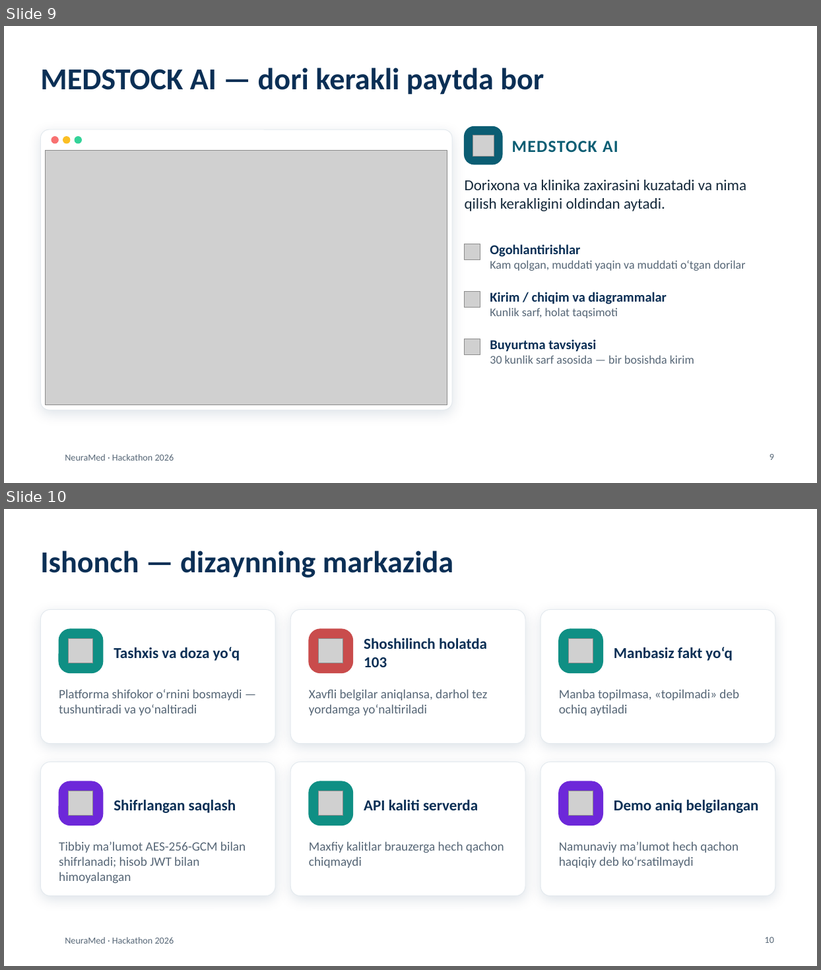
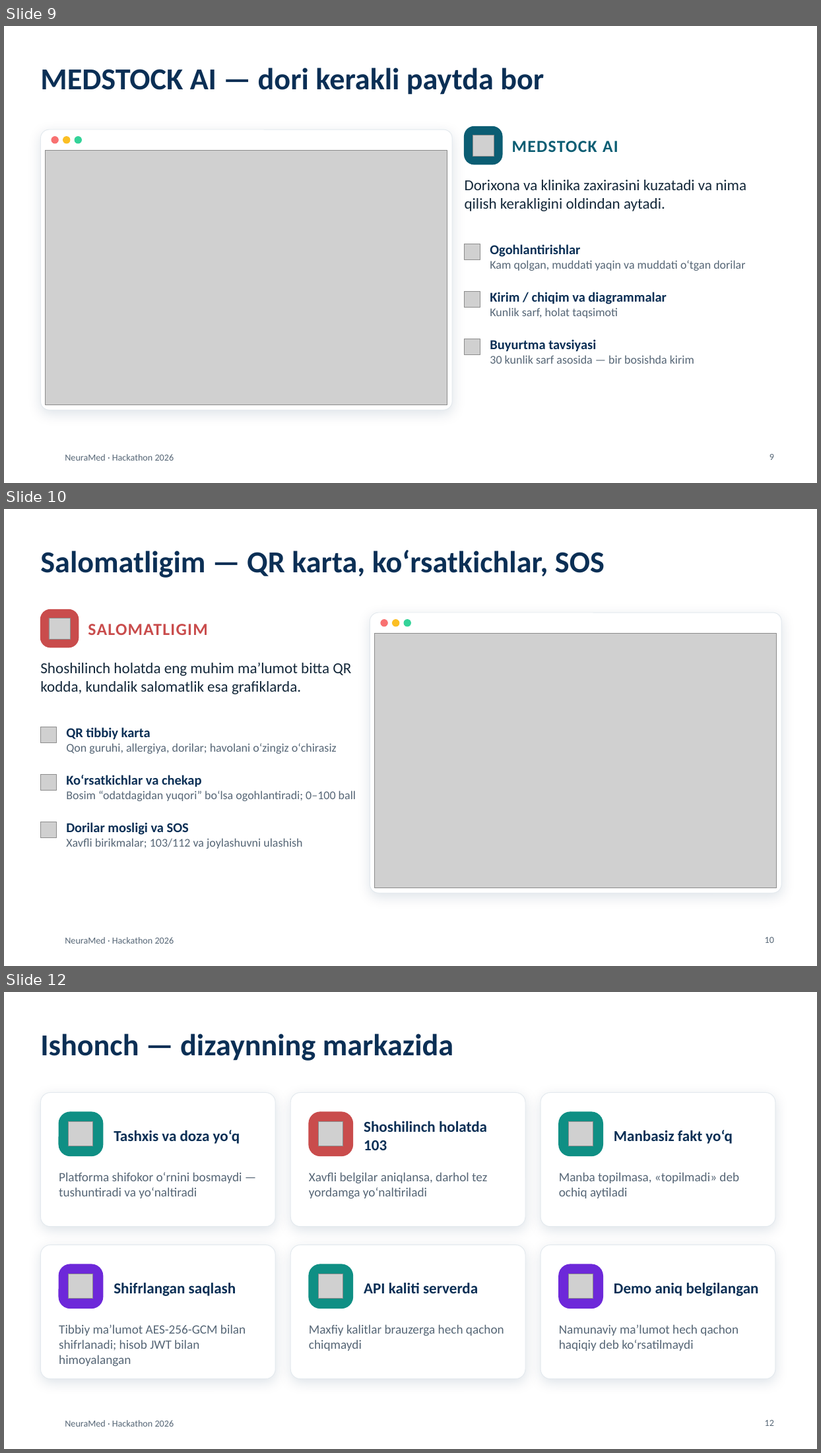
Before and after one commit to umarxon-008/umarxon-008, a slide deck: NeuraMed/taqdimot/NeuraMed-taqdimot.pptx. Shown one above the other, each under a label of ours: slides 9 and 10 before the commit, slides 9, 10 and 12 after it; the slides between them are not shown. The pictures are 821x970 and 821x1453 pixels, drawn with LibreOffice and Linux fonts; fonts in the diff are those of the drawing; grey boxes stand for pictures; background and template pictures are left out. Boxes give left, top, right and bottom in pixels: in the first picture for what was removed or moved away, otherwise in the second. Text is boxed around its words. In the diff, an @@ line names an element or a change of style, - is before the commit and + after.

```diff
--- a/NeuraMed/taqdimot/NeuraMed-taqdimot.pptx
+++ b/NeuraMed/taqdimot/NeuraMed-taqdimot.pptx
@@ slide 10 added at (4,509,817,966), background picture (left out); not listed: 1 template element that a slide beside it also shows @@
@@ title added at (40,550,605,578), 36 pt, text #0B2F55, bold @@
+Salomatligim — QR karta, koʻrsatkichlar, SOS
@@ rounded rectangle added at (40,609,79,648), fill #C94C4C, outline #C94C4C 1 pt @@
@@ picture added at (49,618,71,640) @@
@@ text added at (88,624,207,635), 20 pt, text #C94C4C, bold @@
+SALOMATLIGIM
@@ rounded rectangle added at (370,613,781,893), fill #FFFFFF, outline #E3E9EE 0.75 pt @@
@@ ellipse added at (381,619,387,626), fill #F87171, outline #F87171 1 pt @@
@@ ellipse added at (393,619,399,626), fill #FBBF24, outline #FBBF24 1 pt @@
@@ ellipse added at (404,619,411,626), fill #34D399, outline #34D399 1 pt @@
@@ picture added at (375,634,777,889) @@
@@ text added at (40,663,351,694), 18 pt, text #14283A @@
+Shoshilinch holatda eng muhim maʼlumot bitta QR kodda, kundalik salomatlik esa grafiklarda.
@@ picture added at (40,727,56,743) @@
@@ text added at (66,727,337,754), 14 pt, text #566676 @@
+QR tibbiy karta
+Qon guruhi, allergiya, dorilar; havolani oʻzingiz oʻchirasiz
@@ picture added at (40,775,56,791) @@
@@ text added at (66,775,356,801), 14 pt, text #566676 @@
+Koʻrsatkichlar va chekap
+Bosim “odatdagidan yuqori” boʻlsa ogohlantiradi; 0–100 ball
@@ picture added at (40,823,56,838) @@
@@ text added at (66,823,302,849), 14 pt, text #566676 @@
+Dorilar mosligi va SOS
+Xavfli birikmalar; 103/112 va joylashuvni ulashish
@@ page number added at (765,937,774,943), 11 pt, text #566676 @@
+10
@@ what was slide 10 is now slide 12 @@
@@ page number at (765,1420,774,1426): text changed @@
-10
+12
```
Also in this commit, not shown: 4 slides changed, 1 other slide added.
